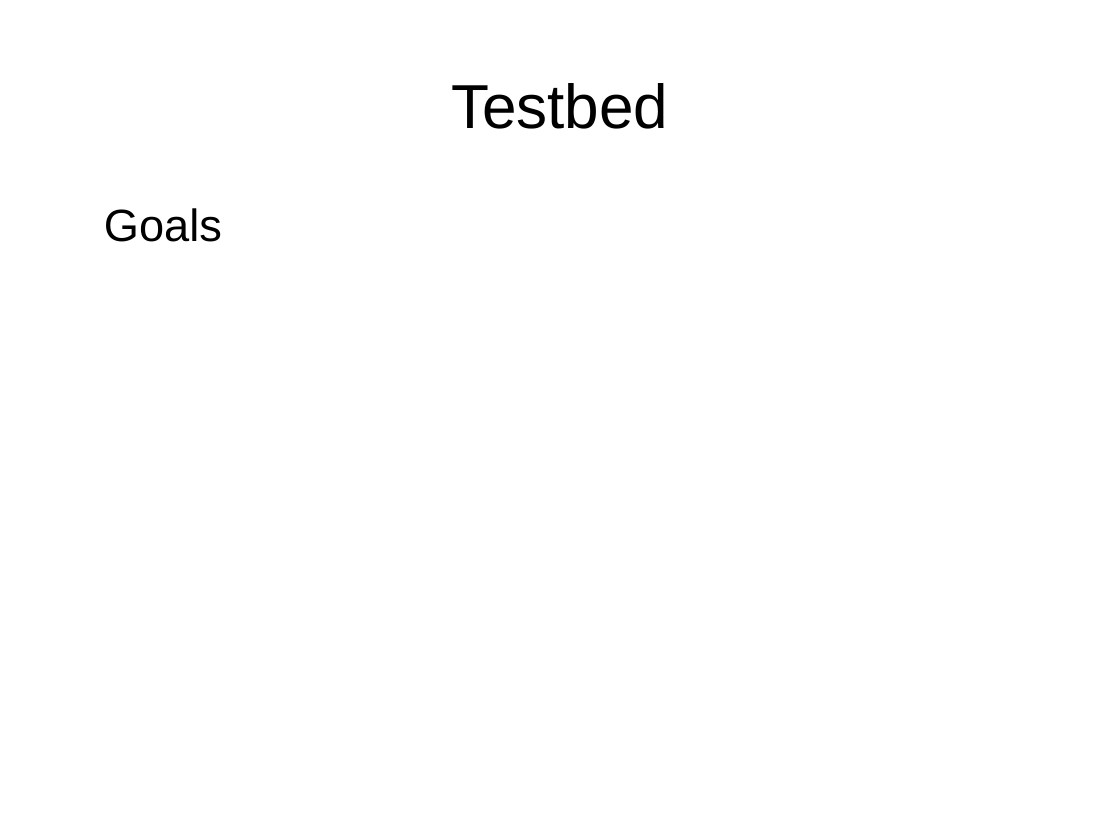
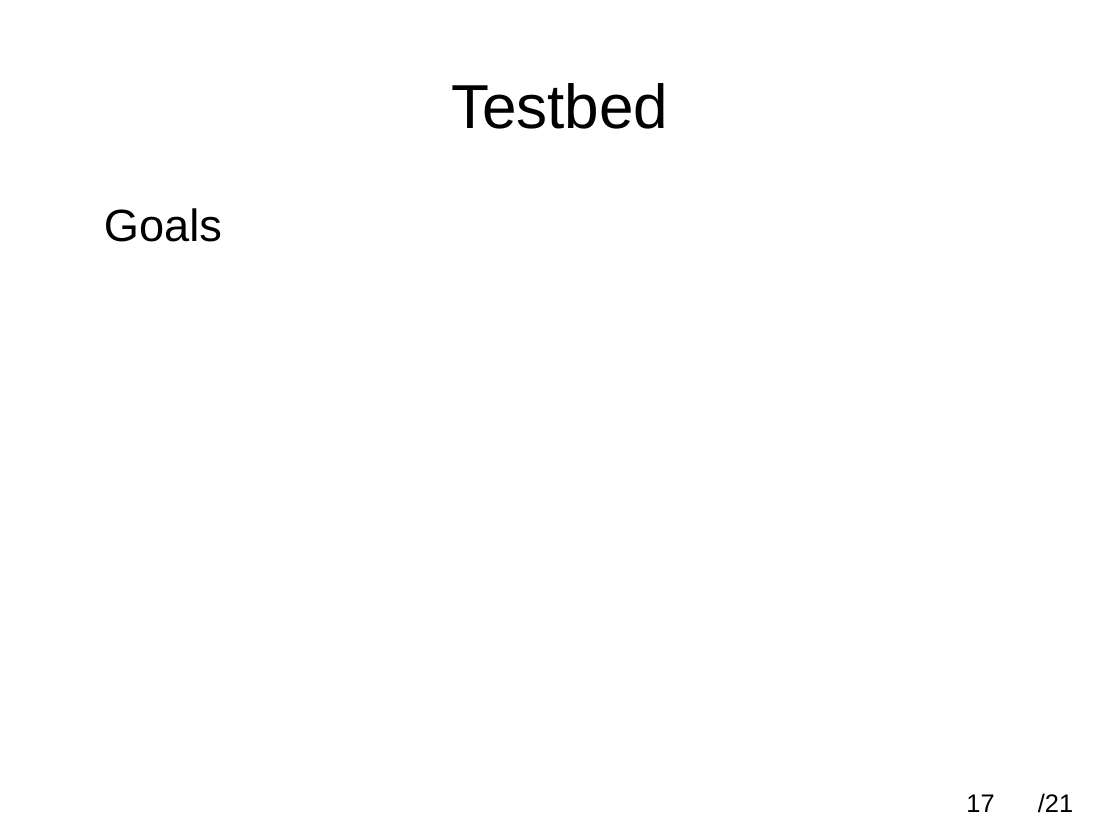
Before and after one commit to SergioAlmendros/A-bottom-up-sensor-testbed, a slide deck: slide 17 of Presentation/presentation2.odp. Drawn at 1120x840 pixels with LibreOffice and Linux fonts; fonts in the diff are those of the drawing. Boxes give left, top, right and bottom in pixels: in the first picture for what was removed or moved away, otherwise in the second. Text is boxed around its words. In the diff, an @@ line names an element or a change of style, - is before the commit and + after.

```diff
--- a/Presentation/presentation2.odp
+++ b/Presentation/presentation2.odp
@@ page number added at (x1=966, y1=794, x2=994, y2=812), 18 pt, text #000000 @@
+17
@@ text added at (x1=1038, y1=793, x2=1073, y2=813), 18 pt, text #000000 @@
+/21
```
Also in this commit, not shown: 14 other slides changed, 5 slides added, 5 slides removed, 7 other files.
